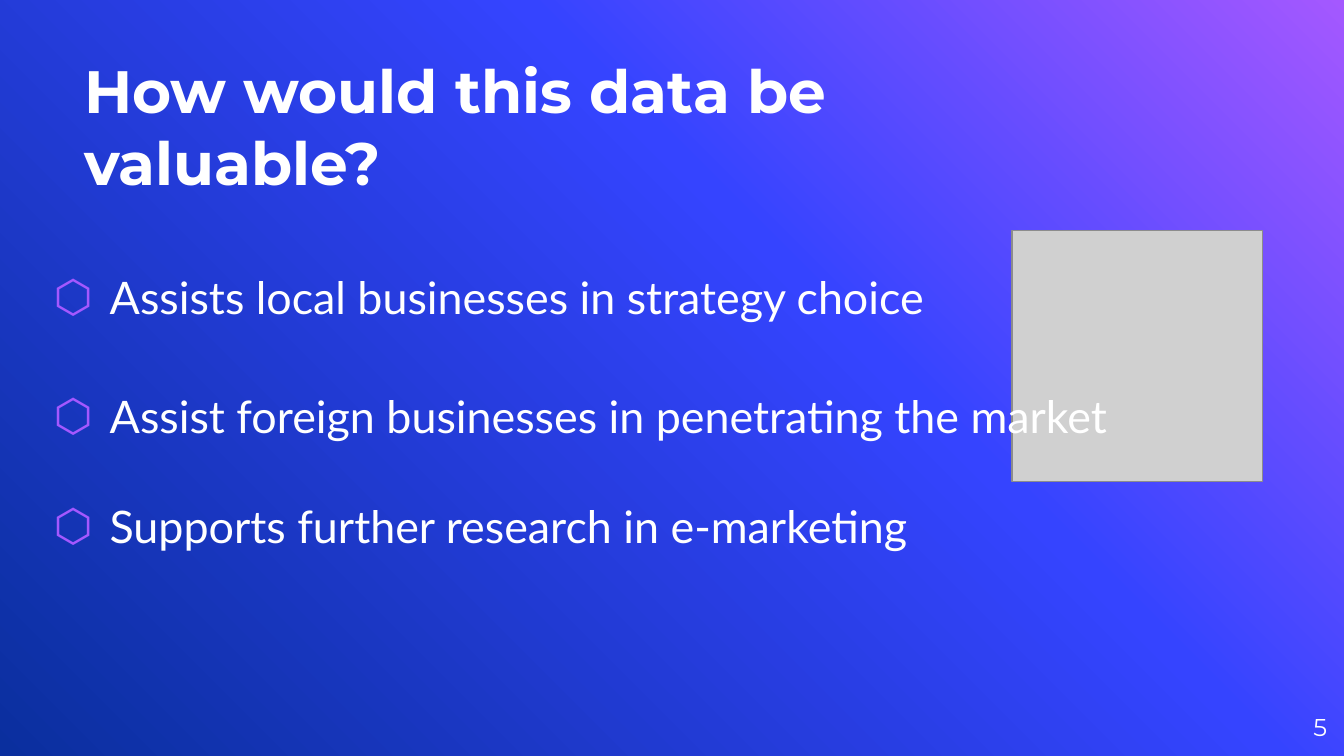
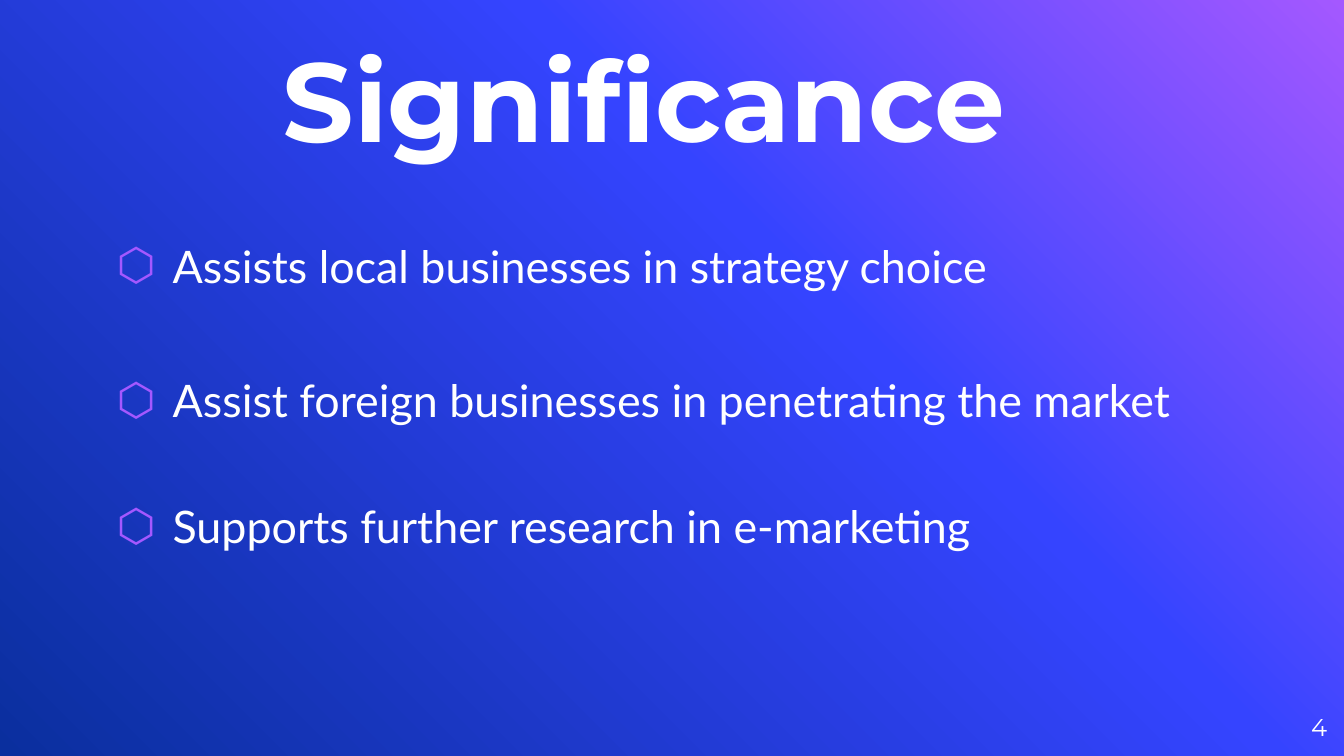
Before and after one commit to vyacheslav-polyakov/thesis, a slide deck: slide 4 of !Defense Slides.pptx (slide 5 before the commit). Drawn at 1344x756 pixels with LibreOffice and Linux fonts; fonts in the diff are those of the drawing; grey boxes stand for pictures; background and template pictures are left out. Boxes give left, top, right and bottom in pixels: in the first picture for what was removed or moved away, otherwise in the second. Text is boxed around its words. In the diff, an @@ line names an element or a change of style, - is before the commit and + after.

Commit message:
Finished the slides

```diff
--- a/!Defense Slides.pptx
+++ b/!Defense Slides.pptx
@@ title added at (283,54,1005,165), 60 pt, text #FFFFFF, bold @@
+Significance
@@ title removed at (84,66,826,186) @@
-How would this data be valuable?
@@ text "Assists local businesses in strategy ...": place and size @@
-text "Assists local businesses in strategy ..." at (110,281,924,322)
+text "Assists local businesses in strategy ..." at (173,250,987,291)
@@ picture removed at (1012,230,1262,481) @@
@@ text "Assist foreign businesses in penetrating ..." rewrapped from (110,395,1107,443) to (173,384,1169,425) @@
@@ text "Supports further research in e-marketing": place and size @@
-text "Supports further research in e-marketing" at (110,510,908,551)
+text "Supports further research in e-marketing" at (173,510,971,551)
@@ page number at (1311,719,1327,736): text changed @@
-5
+4
```
Also in this commit, not shown: 3 other slides changed, 3 slides added, 33 slides removed, 6 other files.
